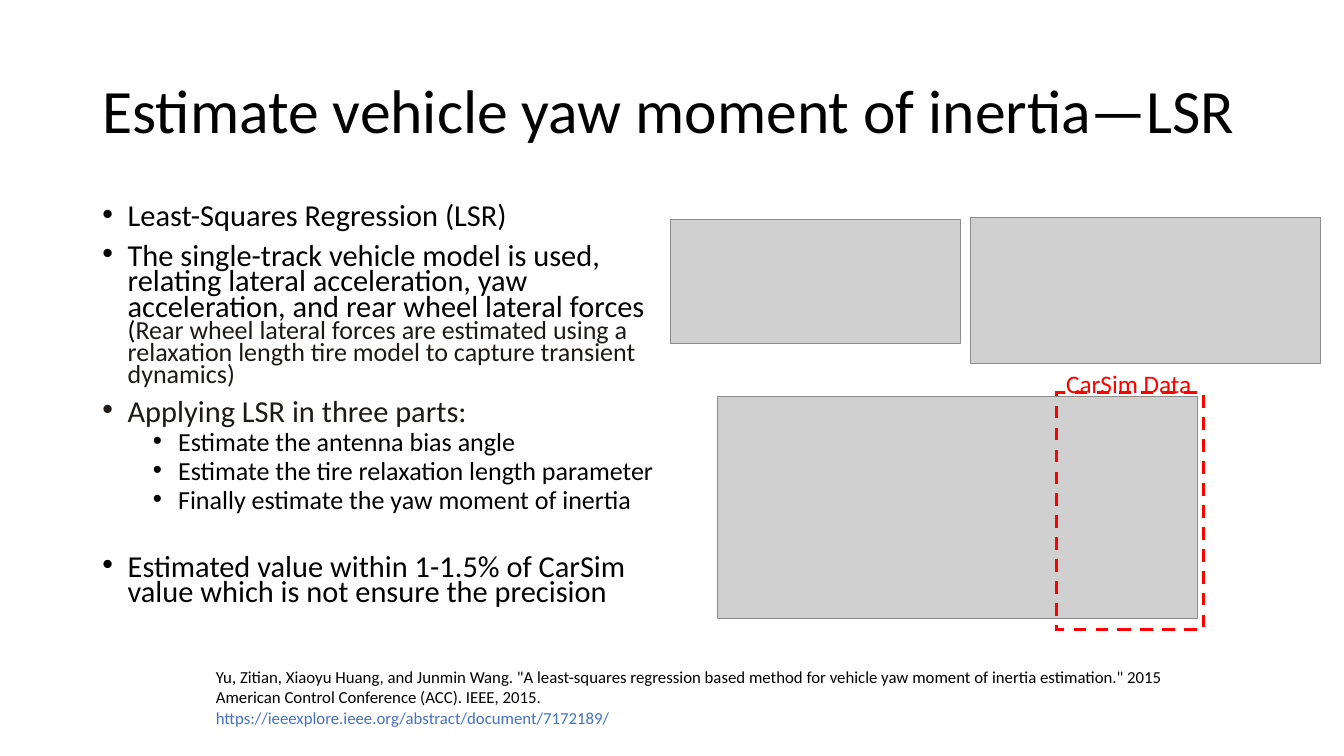
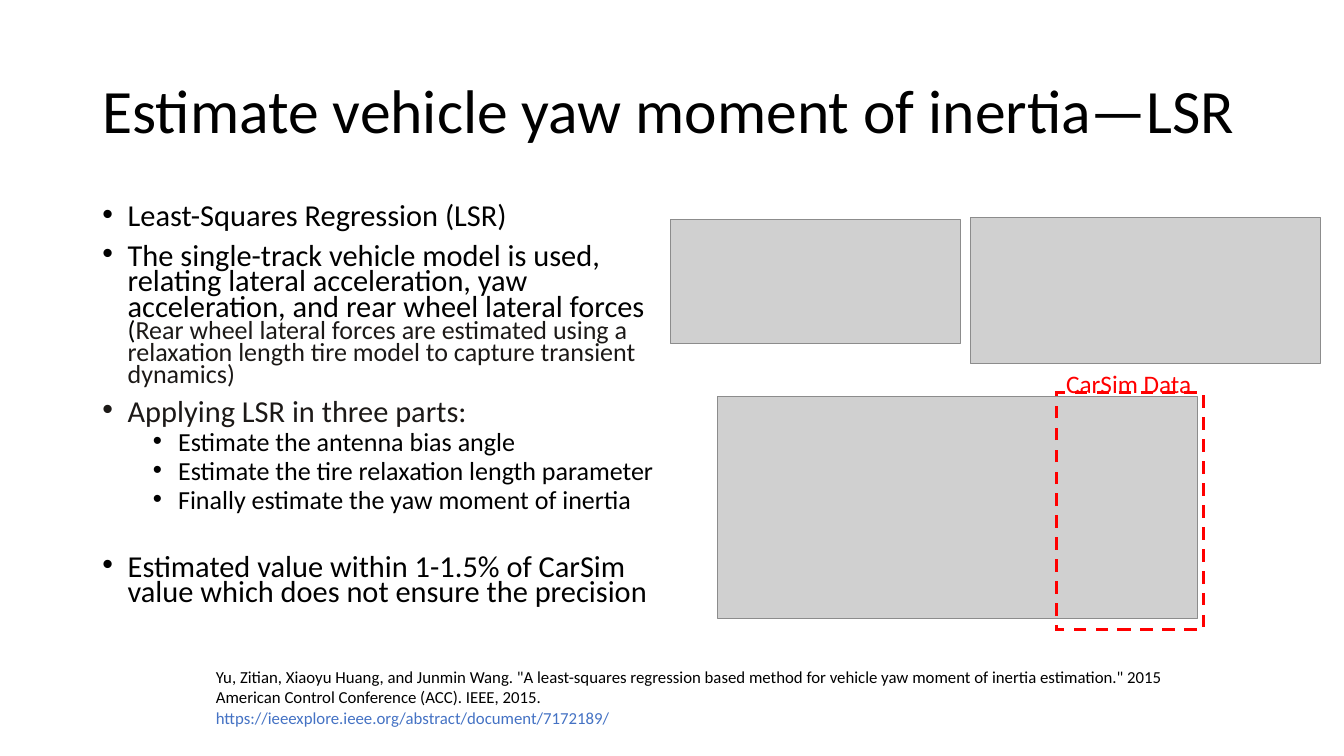
Before and after one commit to Yi-An-Wang/institute_information, a slide deck: slide 4 of 智慧車輛/vehicle moment of inertia report.pptx. Drawn at 1344x756 pixels with LibreOffice and Linux fonts; fonts in the diff are those of the drawing; grey boxes stand for pictures. Boxes give left, top, right and bottom in pixels: in the first picture for what was removed or moved away, otherwise in the second. Text is boxed around its words. In the diff, an @@ line names an element or a change of style, - is before the commit and + after.

```diff
--- a/智慧車輛/vehicle moment of inertia report.pptx
+++ b/智慧車輛/vehicle moment of inertia report.pptx
@@ text at (x1=128, y1=556, x2=647, y2=607): text changed @@
-• Estimated value within 1-1.5% of CarSim value which is not ensure the precision
+• Estimated value within 1-1.5% of CarSim value which does not ensure the precision
```
Also in this commit, not shown: 1 other slide changed, 3 other files.
